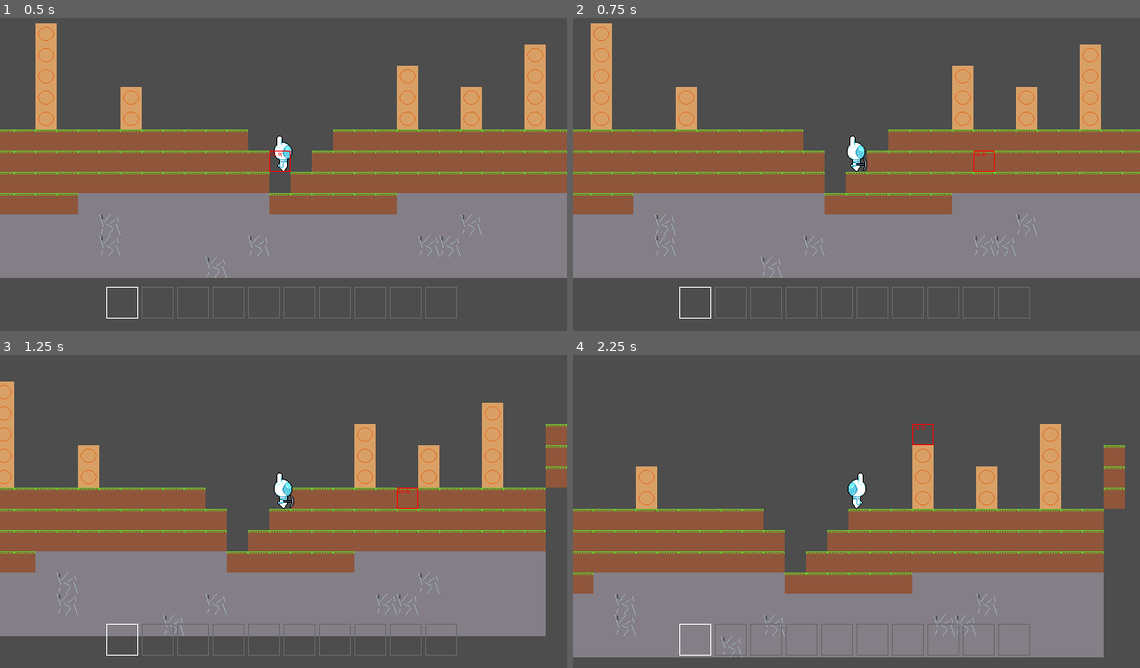
Above: before the commit, frames 1-4 (two rows, left to right).
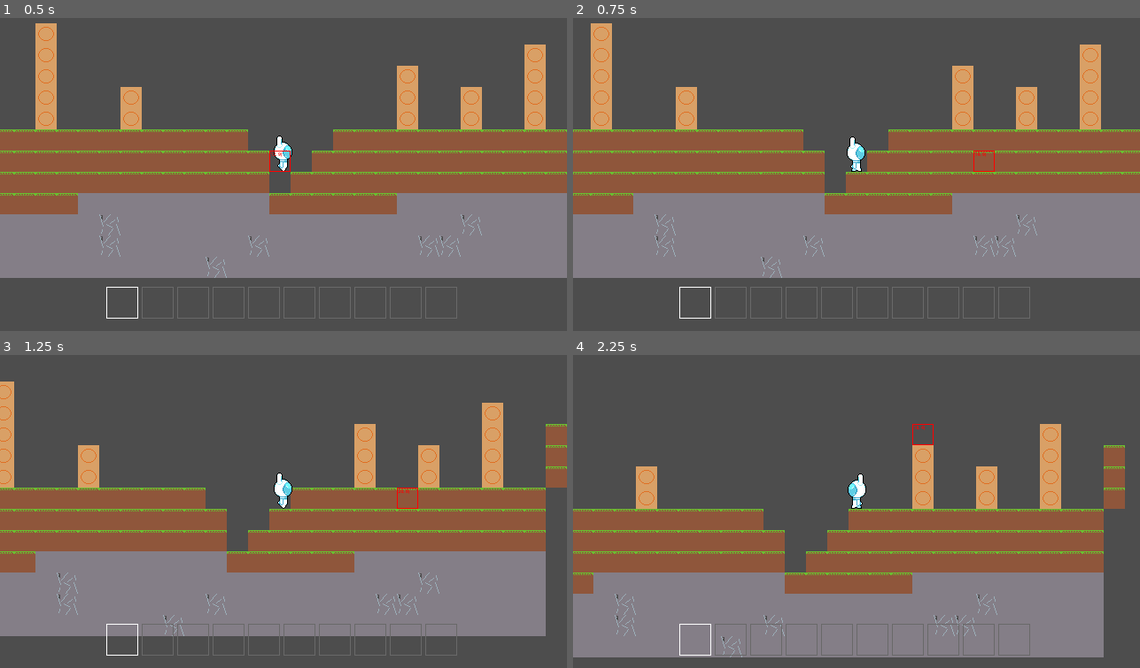
Above: after the commit, the same moments.

Repository: GriffinRio/Game-likeJam10
Game: Godot game, scene res://main.tscn
Same seed, same stepped clock (60 frames per second), same inputs: the game is played once before the commit and once after it.
Inputs (mouse positions are in pixels of both pictures, inside the frame that each line leads up to):
- Up to frame 1 (0.5 s): no input
- Up to frame 2 (0.75 s): move the mouse to (981, 155) at 0.52 s; press the mouse at (981, 155) at 0.53 s; hold D (Move_Right) from 0.53 s (still down)
- Up to frame 3 (1.25 s): keep holding D (Move_Right); tap W (Jump) at 0.77 s
- Up to frame 4 (2.25 s): move the mouse to (743, 524) at 1.27 s; release the mouse at (743, 524) at 1.28 s; click (743, 524) at 1.35 s; tap W (Jump) at 1.52 s; move the mouse to (913, 439) at 2.02 s; release D (Move_Right) at 2.03 s; hold A (Move_Left) from 2.03 s (still down); hold 1 (Direct_Item_Switch) from 2.03 s (still down)

Frame 1 is identical in both runs. In frame 2, 0.1% of the frame differs, in the area x 48-52%, y 37-50%; in frame 3, less than 0.1%; in frame 4, 0.1%.
Error before the commit: Parse Error: Could not find type "Enums" in the current scope. (res://Resources/Templates/block.gd:5)

Commit message:
created linkage for mining and basic breaking animation

Diff:
--- a/gameLikeJam10/Characters/player.gd
+++ b/gameLikeJam10/Characters/player.gd
@@ -4,24 +4,28 @@
 ## Emmited when player places a valid block
 signal place_block(block)
 # TODO: Implement item destroying blocks
-## Emmited when player destroys block
-signal destroy_block()
+## Emmited when player starts mining
+signal mining(is_mining : bool , item : Item)
 ## Emmited when player changes equipped item
 signal change_equipped(equipped_index)
 
 const SPEED = 100.0
 const JUMP_VELOCITY = -225.0
 
+var HEIGHT : float
+var RADIUS : float
+
 @onready var inventory: Inventory = $Inventory
 @onready var _animated_sprite = $AnimatedSprite2D
 @onready var collision_shape_2d: CollisionShape2D = $CollisionShape2D
 
-var HEIGHT : float
-var RADIUS : float
+var is_mining : bool
 
 func _ready() -> void:
 	HEIGHT = collision_shape_2d.shape.size.y / 2.0
 	RADIUS = collision_shape_2d.shape.size.x / 2.0
+	is_mining = false
+
 # Handles player place and destory input for holding functionality
 func _process(delta: float) -> void:
 	if(Input.is_action_pressed("Place")):
@@ -30,13 +34,6 @@
 			place_block.emit(to_place)
 		else:
 			push_warning("No block to place")
-	# TODO: Implement item destroying blocks
-	elif(Input.is_action_pressed("Destroy")):
-		#TODO: Fix animation being a still image, make animation directional
-		_animated_sprite.play("Player_Mine")
-		destroy_block.emit()
-	elif(Input.is_action_just_released("Destroy")):
-		_animated_sprite.play("Player_Idle")
 
 # Handles player movement
 func _physics_process(delta: float) -> void:
@@ -69,6 +66,16 @@
 	elif(event.is_action_pressed("Direct_Item_Switch")):
 		inventory.change_equipped_direct(event.keycode - 49)
 		change_equipped.emit(inventory.equipped)
+	elif(event.is_action("Destroy")):
+		is_mining = !is_mining
+		print("mining: " + str(is_mining))
+		mining.emit(is_mining, inventory.get_equipped())
+		if(is_mining):
+			_animated_sprite.play("Player_Mine")
+		else:
+			_animated_sprite.play("Player_Idle")
+
+
 ## Adds given item to player inventory
 func pickup_item(item : Item):
 	inventory.gain_item(item)
@@ -89,6 +96,7 @@
 			radius_sign *= -1
 		height_sign = -1
 		radius_sign = 1
+	# Gets all the actual tiles in between the corners
 	var tiles : Array[Vector2i] = []
 	for i in range(4):
 		if(corners[i] == corners[(i + 1) % 4]):
--- /dev/null
+++ b/gameLikeJam10/Globals/enums.gd
@@ -0,0 +1,3 @@
+extends Node
+
+enum tool_type {PICKAXE, AXE, SHOVEL}
--- a/gameLikeJam10/UI/highlight.gd
+++ b/gameLikeJam10/UI/highlight.gd
@@ -28,6 +28,6 @@
 func breaking():
 	breaking_animation.play()
 
-func reset():
+func reset_break():
 	breaking_animation.stop()
 	breaking_animation.frame = 0
--- a/gameLikeJam10/UI/highlight.tscn
+++ b/gameLikeJam10/UI/highlight.tscn
@@ -67,9 +67,9 @@
 "duration": 1.0,
 "texture": SubResource("AtlasTexture_ibsum")
 }],
-"loop": true,
+"loop": false,
 "name": &"Breaking",
-"speed": 5.0
+"speed": 3.5
 }]
 
 [node name="Highlight" type="Control" unique_id=1303803340]
--- a/gameLikeJam10/main.gd
+++ b/gameLikeJam10/main.gd
@@ -21,6 +21,8 @@
 	if(mouse_position != new_mouse_position):
 		mouse_position = new_mouse_position
 		highlight.update_position(mouse_position)
+		highlight.reset_break()
+		_on_player_mining(player.is_mining, player.inventory.get_equipped())
 	valid_interactable_distance = within_interactable_range(mouse_position)
 	highlight.update_interactable(valid_interactable_distance)
 
@@ -32,14 +34,6 @@
 			if((tile - mouse_position).length() == 1):
 				interactable = true
 	return interactable
-
-## Connects player destroy to tile_map destroy
-func _on_player_destroy_block() -> void:
-	if(valid_interactable_distance):
-		tile_map.destroy_block(mouse_position)
-		highlight.breaking()
-	else:
-		push_warning("Tile not in range of player")
 
 ## Connects player place to tile_map place
 func _on_player_place_block(block: Item) -> void:
@@ -61,3 +55,14 @@
 
 func _on_player_change_equipped(equipped_index: Variant) -> void:
 	hotbar.update_equipped(equipped_index)
+
+
+func _on_player_mining(is_mining: bool, item: Item) -> void:
+	if(valid_interactable_distance and is_mining):
+		highlight.breaking()
+		await  highlight.breaking_animation.animation_finished
+		tile_map.destroy_block(mouse_position)
+		highlight.reset_break()
+	else:
+		highlight.reset_break()
+		push_warning("Tile not in range of player")
--- a/gameLikeJam10/main.tscn
+++ b/gameLikeJam10/main.tscn
@@ -39,7 +39,7 @@
 metadata/_edit_use_anchors_ = true
 
 [connection signal="change_equipped" from="Player" to="." method="_on_player_change_equipped"]
-[connection signal="destroy_block" from="Player" to="." method="_on_player_destroy_block"]
+[connection signal="mining" from="Player" to="." method="_on_player_mining"]
 [connection signal="place_block" from="Player" to="." method="_on_player_place_block"]
 [connection signal="block_destroyed" from="TileMap" to="." method="_on_tile_map_block_destroyed"]
 [connection signal="block_placed" from="TileMap" to="." method="_on_tile_map_block_placed"]
--- a/gameLikeJam10/project.godot
+++ b/gameLikeJam10/project.godot
@@ -13,6 +13,10 @@
 config/name="Game-likeJam10"
 run/main_scene="uid://8mqlsnp7uqw4"
 config/features=PackedStringArray("4.6", "GL Compatibility")
+
+[autoload]
+
+Enums="*uid://c67vsaorf4o3k"
 
 [display]
 
Not shown, added: gameLikeJam10/Globals/enums.gd.uid
